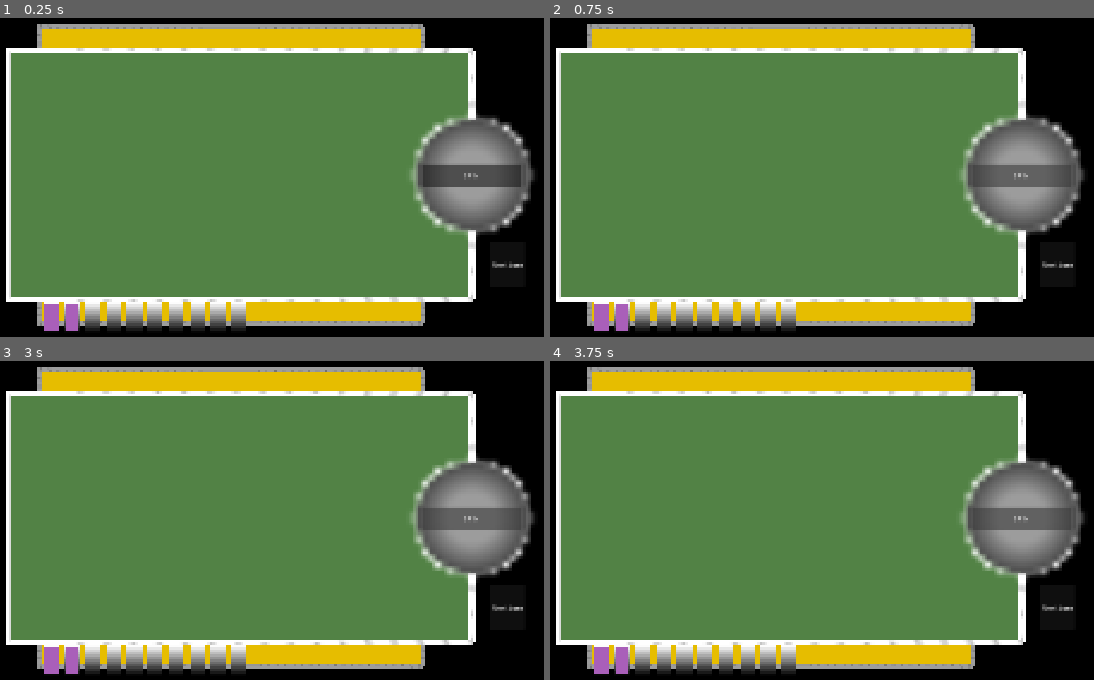
Above: before the commit, frames 1-4 (two rows, left to right).
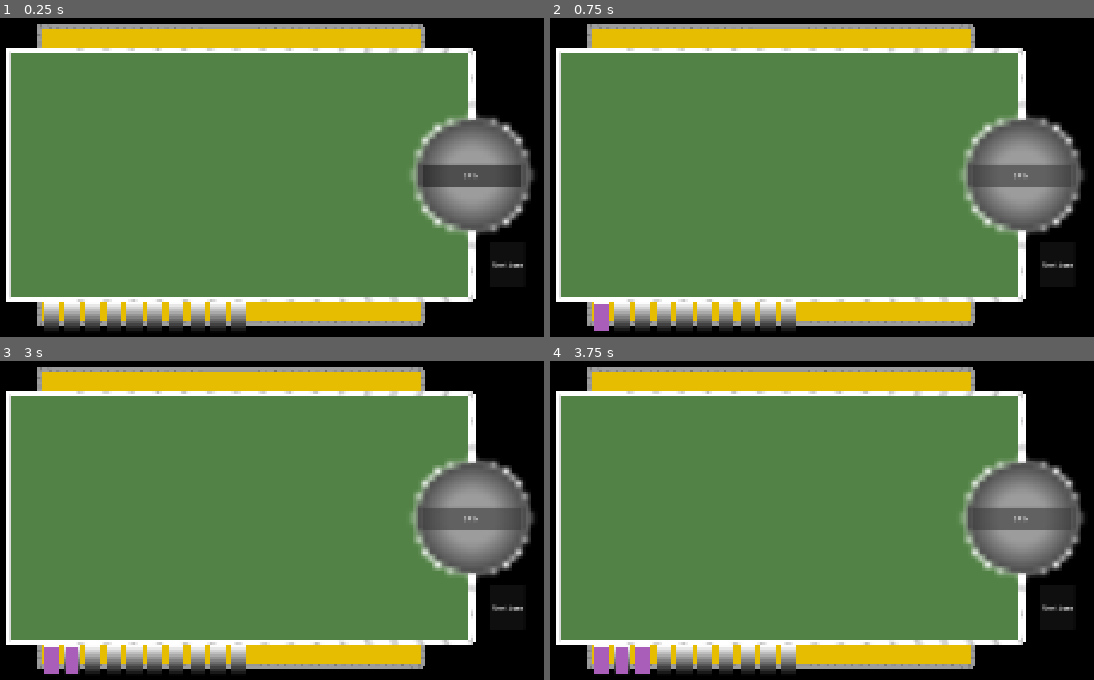
Above: after the commit, the same moments.

Repository: ArmanKianian/Untitled
Game: Godot game, scene res://scenes/game.tscn
Same seed, same stepped clock (60 frames per second), same inputs: the game is played once before the commit and once after it. Before the commit the project starts from res://game.tscn.
Inputs:
- Up to frame 1 (0.25 s): no input
- Up to frame 2 (0.75 s): click "SPIN" at 0.5 s
- Up to frame 3 (3 s): click "Next turn" at 1.25 s; click "Next turn" at 2 s; click "SPIN" at 2.75 s
- Up to frame 4 (3.75 s): click "SPIN" at 3.5 s

The runs differ from the first frame. In frame 1, 0.4% of the frame differs, in the area x 8-15%, y 89-99%; in frame 2, 0.2%; in frame 3, nothing differs; in frame 4, 0.2%.

Commit message:
refactor
cleaning code and directory, now most things are more dynamic
also now if you click spin button it gives you a card (adds a card to your inventory)

Diff:
--- a/game.tscn
+++ /dev/null
@@ -1,255 +0,0 @@
-[gd_scene format=3 uid="uid://devf2tsrifqye"]
-
-[ext_resource type="PackedScene" uid="uid://dwfrpmk02mafc" path="res://spinning_wheel.tscn" id="1_80nbo"]
-[ext_resource type="Script" uid="uid://t4jfqi8v1qvp" path="res://inventory_slot.gd" id="2_feb5d"]
-[ext_resource type="Script" uid="uid://calip06smc8aq" path="res://drag_drop.gd" id="3_fc0e3"]
-
-[sub_resource type="Gradient" id="Gradient_mwb40"]
-offsets = PackedFloat32Array(0)
-colors = PackedColorArray(0, 0, 0, 1)
-
-[sub_resource type="GradientTexture2D" id="GradientTexture2D_yw4vu"]
-gradient = SubResource("Gradient_mwb40")
-width = 1920
-height = 1080
-
-[sub_resource type="Gradient" id="Gradient_7jktm"]
-offsets = PackedFloat32Array(0)
-colors = PackedColorArray(0.9019608, 0.7411765, 0, 1)
-
-[sub_resource type="GradientTexture2D" id="GradientTexture2D_ryrav"]
-gradient = SubResource("Gradient_7jktm")
-width = 1280
-height = 720
-
-[sub_resource type="Gradient" id="Gradient_fc0e3"]
-offsets = PackedFloat32Array(0)
-colors = PackedColorArray(0.32156864, 0.50980395, 0.27058825, 1)
-
-[sub_resource type="GradientTexture2D" id="GradientTexture2D_7jktm"]
-gradient = SubResource("Gradient_fc0e3")
-width = 1280
-height = 720
-
-[sub_resource type="Gradient" id="Gradient_e2o6t"]
-offsets = PackedFloat32Array(0.6818182, 1)
-colors = PackedColorArray(1, 1, 1, 1, 0.6955031, 0.6955032, 0.6955028, 1)
-
-[sub_resource type="GradientTexture2D" id="GradientTexture2D_iqw5e"]
-gradient = SubResource("Gradient_e2o6t")
-width = 360
-fill = 2
-fill_from = Vector2(0.5, 0.5)
-fill_to = Vector2(0.51, 0.51)
-repeat = 2
-
-[sub_resource type="RectangleShape2D" id="RectangleShape2D_yw4vu"]
-size = Vector2(36, 72)
-
-[sub_resource type="Gradient" id="Gradient_feb5d"]
-
-[sub_resource type="GradientTexture2D" id="GradientTexture2D_3hxyd"]
-gradient = SubResource("Gradient_feb5d")
-width = 36
-height = 72
-fill_from = Vector2(0, 1)
-fill_to = Vector2(0, 0)
-
-[sub_resource type="Gradient" id="Gradient_ryrav"]
-offsets = PackedFloat32Array(0.3192771)
-colors = PackedColorArray(0.66372705, 0.37357214, 0.7283968, 1)
-
-[sub_resource type="GradientTexture2D" id="GradientTexture2D_fc0e3"]
-gradient = SubResource("Gradient_ryrav")
-width = 32
-height = 68
-
-[node name="Game" type="Node2D" unique_id=1207240851]
-
-[node name="Camera2D" type="Camera2D" parent="." unique_id=764771987]
-
-[node name="Background" type="Node2D" parent="." unique_id=1655581937]
-
-[node name="Background" type="Sprite2D" parent="Background" unique_id=381845390]
-texture = SubResource("GradientTexture2D_yw4vu")
-
-[node name="top_section" type="Sprite2D" parent="Background" unique_id=1331767446]
-position = Vector2(-99.99997, -327)
-scale = Vector2(0.709375, 0.058333334)
-texture = SubResource("GradientTexture2D_ryrav")
-
-[node name="center_section" type="Sprite2D" parent="Background" unique_id=2040180103]
-position = Vector2(-76.500015, 0.4999708)
-scale = Vector2(0.8617187, 0.8180555)
-texture = SubResource("GradientTexture2D_7jktm")
-
-[node name="down_section" type="Sprite2D" parent="Background" unique_id=1169896183]
-position = Vector2(-99.99997, 327)
-scale = Vector2(0.709375, 0.05833333)
-texture = SubResource("GradientTexture2D_ryrav")
-
-[node name="Frames" type="Node2D" parent="." unique_id=1593404299]
-
-[node name="up_frame" type="Line2D" parent="Frames" unique_id=285879562]
-points = PackedVector2Array(360, -312, 360, -354, -560, -354, -560, -312)
-width = 12.0
-default_color = Color(0.61338997, 0.6133903, 0.61339027, 1)
-texture = SubResource("GradientTexture2D_iqw5e")
-texture_mode = 2
-joint_mode = 1
-begin_cap_mode = 1
-end_cap_mode = 1
-
-[node name="center_frame" type="Line2D" parent="Frames" unique_id=552103530]
-points = PackedVector2Array(480, -140, 480, -300, -634, -300, -634, 300, 480, 300, 480, 140)
-width = 12.0
-texture = SubResource("GradientTexture2D_iqw5e")
-texture_mode = 2
-joint_mode = 1
-begin_cap_mode = 1
-end_cap_mode = 1
-
-[node name="down_frame" type="Line2D" parent="Frames" unique_id=644094988]
-points = PackedVector2Array(360, 312, 360, 354, -560, 354, -560, 312)
-width = 12.0
-default_color = Color(0.61338997, 0.6133903, 0.61339027, 1)
-texture = SubResource("GradientTexture2D_iqw5e")
-texture_mode = 2
-joint_mode = 1
-begin_cap_mode = 1
-end_cap_mode = 1
-
-[node name="Spinning_Wheel" parent="." unique_id=905745828 instance=ExtResource("1_80nbo")]
-position = Vector2(480, 0)
-
-[node name="Spin_Button" type="Button" parent="." unique_id=1014765821]
-offset_left = 360.0
-offset_top = -25.0
-offset_right = 598.0
-offset_bottom = 28.0
-text = "SPIN"
-
-[node name="End_Turn_button" type="Button" parent="." unique_id=1919210139]
-offset_left = 524.0
-offset_top = 161.0
-offset_right = 607.0
-offset_bottom = 269.0
-text = "Next turn"
-
-[node name="cards_inventory" type="Node2D" parent="." unique_id=2128222662]
-
-[node name="slot_1" type="Area2D" parent="cards_inventory" unique_id=1987545393]
-position = Vector2(-530, 342)
-script = ExtResource("2_feb5d")
-
-[node name="CollisionShape2D" type="CollisionShape2D" parent="cards_inventory/slot_1" unique_id=625637341]
-shape = SubResource("RectangleShape2D_yw4vu")
-
-[node name="Sprite2D" type="Sprite2D" parent="cards_inventory/slot_1" unique_id=2088448484]
-texture = SubResource("GradientTexture2D_3hxyd")
-
-[node name="slot_2" type="Area2D" parent="cards_inventory" unique_id=1019204836]
-position = Vector2(-480, 342)
-script = ExtResource("2_feb5d")
-
-[node name="CollisionShape2D" type="CollisionShape2D" parent="cards_inventory/slot_2" unique_id=75370600]
-shape = SubResource("RectangleShape2D_yw4vu")
-
-[node name="Sprite2D" type="Sprite2D" parent="cards_inventory/slot_2" unique_id=1462904850]
-texture = SubResource("GradientTexture2D_3hxyd")
-
-[node name="slot_3" type="Area2D" parent="cards_inventory" unique_id=260226732]
-position = Vector2(-430, 342)
-script = ExtResource("2_feb5d")
-
-[node name="CollisionShape2D" type="CollisionShape2D" parent="cards_inventory/slot_3" unique_id=2088061492]
-shape = SubResource("RectangleShape2D_yw4vu")
-
-[node name="Sprite2D" type="Sprite2D" parent="cards_inventory/slot_3" unique_id=1033113626]
-texture = SubResource("GradientTexture2D_3hxyd")
-
-[node name="slot_4" type="Area2D" parent="cards_inventory" unique_id=1774492250]
-position = Vector2(-380, 342)
-script = ExtResource("2_feb5d")
-
-[node name="CollisionShape2D" type="CollisionShape2D" parent="cards_inventory/slot_4" unique_id=1401882586]
-shape = SubResource("RectangleShape2D_yw4vu")
-
-[node name="Sprite2D" type="Sprite2D" parent="cards_inventory/slot_4" unique_id=674933599]
-texture = SubResource("GradientTexture2D_3hxyd")
-
-[node name="slot_5" type="Area2D" parent="cards_inventory" unique_id=1346229803]
-position = Vector2(-330, 342)
-script = ExtResource("2_feb5d")
-
-[node name="CollisionShape2D" type="CollisionShape2D" parent="cards_inventory/slot_5" unique_id=846739564]
-shape = SubResource("RectangleShape2D_yw4vu")
-
-[node name="Sprite2D" type="Sprite2D" parent="cards_inventory/slot_5" unique_id=964339881]
-texture = SubResource("GradientTexture2D_3hxyd")
-
-[node name="slot_6" type="Area2D" parent="cards_inventory" unique_id=299714101]
-position = Vector2(-280, 342)
-script = ExtResource("2_feb5d")
-
-[node name="CollisionShape2D" type="CollisionShape2D" parent="cards_inventory/slot_6" unique_id=1405158027]
-shape = SubResource("RectangleShape2D_yw4vu")
-
-[node name="Sprite2D" type="Sprite2D" parent="cards_inventory/slot_6" unique_id=1820090303]
-texture = SubResource("GradientTexture2D_3hxyd")
-
-[node name="slot_7" type="Area2D" parent="cards_inventory" unique_id=342968004]
-position = Vector2(-230, 342)
-script = ExtResource("2_feb5d")
-
-[node name="CollisionShape2D" type="CollisionShape2D" parent="cards_inventory/slot_7" unique_id=1847786743]
-shape = SubResource("RectangleShape2D_yw4vu")
-
-[node name="Sprite2D" type="Sprite2D" parent="cards_inventory/slot_7" unique_id=1242765345]
-texture = SubResource("GradientTexture2D_3hxyd")
-
-[node name="slot_8" type="Area2D" parent="cards_inventory" unique_id=686744749]
-position = Vector2(-180, 342)
-script = ExtResource("2_feb5d")
-
-[node name="CollisionShape2D" type="CollisionShape2D" parent="cards_inventory/slot_8" unique_id=2002141647]
-shape = SubResource("RectangleShape2D_yw4vu")
-
-[node name="Sprite2D" type="Sprite2D" parent="cards_inventory/slot_8" unique_id=1427116278]
-texture = SubResource("GradientTexture2D_3hxyd")
-
-[node name="slot_9" type="Area2D" parent="cards_inventory" unique_id=1256406919]
-position = Vector2(-130, 342)
-script = ExtResource("2_feb5d")
-
-[node name="CollisionShape2D" type="CollisionShape2D" parent="cards_inventory/slot_9" unique_id=245944827]
-shape = SubResource("RectangleShape2D_yw4vu")
-
-[node name="Sprite2D" type="Sprite2D" parent="cards_inventory/slot_9" unique_id=1143307390]
-texture = SubResource("GradientTexture2D_3hxyd")
-
-[node name="slot_10" type="Area2D" parent="cards_inventory" unique_id=217684653]
-position = Vector2(-80, 342)
-script = ExtResource("2_feb5d")
-
-[node name="CollisionShape2D" type="CollisionShape2D" parent="cards_inventory/slot_10" unique_id=337294029]
-shape = SubResource("RectangleShape2D_yw4vu")
-
-[node name="Sprite2D" type="Sprite2D" parent="cards_inventory/slot_10" unique_id=1299127668]
-texture = SubResource("GradientTexture2D_3hxyd")
-
-[node name="card" type="Sprite2D" parent="." unique_id=409651723 node_paths=PackedStringArray("areas", "current_area")]
-position = Vector2(-530, 342)
-texture = SubResource("GradientTexture2D_fc0e3")
-script = ExtResource("3_fc0e3")
-areas = [NodePath("../cards_inventory/slot_1"), NodePath("../cards_inventory/slot_2"), NodePath("../cards_inventory/slot_3"), NodePath("../cards_inventory/slot_4"), NodePath("../cards_inventory/slot_5"), NodePath("../cards_inventory/slot_6"), NodePath("../cards_inventory/slot_7"), NodePath("../cards_inventory/slot_8"), NodePath("../cards_inventory/slot_9"), NodePath("../cards_inventory/slot_10")]
-current_area = NodePath("../cards_inventory/slot_1")
-
-[node name="card2" type="Sprite2D" parent="." unique_id=324722042 node_paths=PackedStringArray("areas", "current_area")]
-position = Vector2(-480, 342)
-texture = SubResource("GradientTexture2D_fc0e3")
-script = ExtResource("3_fc0e3")
-areas = [NodePath("../cards_inventory/slot_1"), NodePath("../cards_inventory/slot_2"), NodePath("../cards_inventory/slot_3"), NodePath("../cards_inventory/slot_4"), NodePath("../cards_inventory/slot_5"), NodePath("../cards_inventory/slot_6"), NodePath("../cards_inventory/slot_7"), NodePath("../cards_inventory/slot_8"), NodePath("../cards_inventory/slot_9"), NodePath("../cards_inventory/slot_10")]
-current_area = NodePath("../cards_inventory/slot_2")
-
-[connection signal="pressed" from="Spin_Button" to="Spinning_Wheel" method="_on_button_pressed"]
--- a/inventory_slot.gd
+++ /dev/null
@@ -1,3 +0,0 @@
-extends Area2D
-
-var item = null
--- /dev/null
+++ b/scenes/card.tscn
@@ -0,0 +1,16 @@
+[gd_scene format=3 uid="uid://dlsbf8fn82egx"]
+
+[ext_resource type="Script" uid="uid://calip06smc8aq" path="res://scripts/card.gd" id="1_d81rb"]
+
+[sub_resource type="Gradient" id="Gradient_ryrav"]
+offsets = PackedFloat32Array(0.3192771)
+colors = PackedColorArray(0.66372705, 0.37357214, 0.7283968, 1)
+
+[sub_resource type="GradientTexture2D" id="GradientTexture2D_fc0e3"]
+gradient = SubResource("Gradient_ryrav")
+width = 32
+height = 68
+
+[node name="card" type="Sprite2D" unique_id=254982057]
+texture = SubResource("GradientTexture2D_fc0e3")
+script = ExtResource("1_d81rb")
--- /dev/null
+++ b/scenes/game.tscn
@@ -0,0 +1,124 @@
+[gd_scene format=3 uid="uid://devf2tsrifqye"]
+
+[ext_resource type="PackedScene" uid="uid://dwfrpmk02mafc" path="res://scenes/spinning_wheel.tscn" id="1_80nbo"]
+[ext_resource type="Script" uid="uid://bj4dr8nnahwwh" path="res://scripts/game.gd" id="1_lbhrr"]
+[ext_resource type="Script" uid="uid://cbwy1xbx0js1" path="res://scripts/inventory.gd" id="3_lnu2h"]
+
+[sub_resource type="Gradient" id="Gradient_mwb40"]
+offsets = PackedFloat32Array(0)
+colors = PackedColorArray(0, 0, 0, 1)
+
+[sub_resource type="GradientTexture2D" id="GradientTexture2D_yw4vu"]
+gradient = SubResource("Gradient_mwb40")
+width = 1920
+height = 1080
+
+[sub_resource type="Gradient" id="Gradient_7jktm"]
+offsets = PackedFloat32Array(0)
+colors = PackedColorArray(0.9019608, 0.7411765, 0, 1)
+
+[sub_resource type="GradientTexture2D" id="GradientTexture2D_ryrav"]
+gradient = SubResource("Gradient_7jktm")
+width = 1280
+height = 720
+
+[sub_resource type="Gradient" id="Gradient_fc0e3"]
+offsets = PackedFloat32Array(0)
+colors = PackedColorArray(0.32156864, 0.50980395, 0.27058825, 1)
+
+[sub_resource type="GradientTexture2D" id="GradientTexture2D_7jktm"]
+gradient = SubResource("Gradient_fc0e3")
+width = 1280
+height = 720
+
+[sub_resource type="Gradient" id="Gradient_e2o6t"]
+offsets = PackedFloat32Array(0.6818182, 1)
+colors = PackedColorArray(1, 1, 1, 1, 0.6955031, 0.6955032, 0.6955028, 1)
+
+[sub_resource type="GradientTexture2D" id="GradientTexture2D_iqw5e"]
+gradient = SubResource("Gradient_e2o6t")
+width = 360
+fill = 2
+fill_from = Vector2(0.5, 0.5)
+fill_to = Vector2(0.51, 0.51)
+repeat = 2
+
+[node name="Game" type="Node2D" unique_id=1207240851]
+script = ExtResource("1_lbhrr")
+
+[node name="Camera2D" type="Camera2D" parent="." unique_id=764771987]
+
+[node name="Background" type="Node2D" parent="." unique_id=1655581937]
+
+[node name="Background" type="Sprite2D" parent="Background" unique_id=381845390]
+texture = SubResource("GradientTexture2D_yw4vu")
+
+[node name="top_section" type="Sprite2D" parent="Background" unique_id=1331767446]
+position = Vector2(-99.99997, -327)
+scale = Vector2(0.709375, 0.058333334)
+texture = SubResource("GradientTexture2D_ryrav")
+
+[node name="center_section" type="Sprite2D" parent="Background" unique_id=2040180103]
+position = Vector2(-76.500015, 0.4999708)
+scale = Vector2(0.8617187, 0.8180555)
+texture = SubResource("GradientTexture2D_7jktm")
+
+[node name="down_section" type="Sprite2D" parent="Background" unique_id=1169896183]
+position = Vector2(-99.99997, 327)
+scale = Vector2(0.709375, 0.05833333)
+texture = SubResource("GradientTexture2D_ryrav")
+
+[node name="Frames" type="Node2D" parent="Background" unique_id=1593404299]
+
+[node name="up_frame" type="Line2D" parent="Background/Frames" unique_id=285879562]
+points = PackedVector2Array(360, -312, 360, -354, -560, -354, -560, -312)
+width = 12.0
+default_color = Color(0.61338997, 0.6133903, 0.61339027, 1)
+texture = SubResource("GradientTexture2D_iqw5e")
+texture_mode = 2
+joint_mode = 1
+begin_cap_mode = 1
+end_cap_mode = 1
+
+[node name="center_frame" type="Line2D" parent="Background/Frames" unique_id=552103530]
+points = PackedVector2Array(480, -140, 480, -300, -634, -300, -634, 300, 480, 300, 480, 140)
+width = 12.0
+texture = SubResource("GradientTexture2D_iqw5e")
+texture_mode = 2
+joint_mode = 1
+begin_cap_mode = 1
+end_cap_mode = 1
+
+[node name="down_frame" type="Line2D" parent="Background/Frames" unique_id=644094988]
+points = PackedVector2Array(360, 312, 360, 354, -560, 354, -560, 312)
+width = 12.0
+default_color = Color(0.61338997, 0.6133903, 0.61339027, 1)
+texture = SubResource("GradientTexture2D_iqw5e")
+texture_mode = 2
+joint_mode = 1
+begin_cap_mode = 1
+end_cap_mode = 1
+
+[node name="Spinning_Wheel" parent="." unique_id=905745828 instance=ExtResource("1_80nbo")]
+position = Vector2(480, 0)
+
+[node name="Spin_Button" type="Button" parent="." unique_id=1014765821]
+offset_left = 360.0
+offset_top = -25.0
+offset_right = 598.0
+offset_bottom = 28.0
+text = "SPIN"
+
+[node name="End_Turn_button" type="Button" parent="." unique_id=1919210139]
+offset_left = 524.0
+offset_top = 161.0
+offset_right = 607.0
+offset_bottom = 269.0
+text = "Next turn"
+
+[node name="inventory" type="Node2D" parent="." unique_id=2128222662]
+script = ExtResource("3_lnu2h")
+
+[node name="cards" type="Node2D" parent="." unique_id=1345714107]
+
+[connection signal="pressed" from="Spin_Button" to="Spinning_Wheel" method="_on_button_pressed"]
--- /dev/null
+++ b/scenes/slot.tscn
@@ -0,0 +1,24 @@
+[gd_scene format=3 uid="uid://cu816sfuctxvy"]
+
+[ext_resource type="Script" uid="uid://t4jfqi8v1qvp" path="res://scripts/slot.gd" id="1_4v6ba"]
+
+[sub_resource type="RectangleShape2D" id="RectangleShape2D_yw4vu"]
+size = Vector2(36, 72)
+
+[sub_resource type="Gradient" id="Gradient_feb5d"]
+
+[sub_resource type="GradientTexture2D" id="GradientTexture2D_3hxyd"]
+gradient = SubResource("Gradient_feb5d")
+width = 36
+height = 72
+fill_from = Vector2(0, 1)
+fill_to = Vector2(0, 0)
+
+[node name="slot" type="Area2D" unique_id=1963932317]
+script = ExtResource("1_4v6ba")
+
+[node name="CollisionShape2D" type="CollisionShape2D" parent="." unique_id=1106983572]
+shape = SubResource("RectangleShape2D_yw4vu")
+
+[node name="Sprite2D" type="Sprite2D" parent="." unique_id=1301699331]
+texture = SubResource("GradientTexture2D_3hxyd")
--- a/spinning_wheel.tscn
+++ b/scenes/spinning_wheel.tscn
@@ -1,6 +1,6 @@
 [gd_scene format=3 uid="uid://dwfrpmk02mafc"]
 
-[ext_resource type="Script" uid="uid://br7lisulkytnv" path="res://spinning_wheel.gd" id="1_x6iqq"]
+[ext_resource type="Script" uid="uid://br7lisulkytnv" path="res://scripts/spinning_wheel.gd" id="1_skc0w"]
 
 [sub_resource type="Gradient" id="Gradient_38e1g"]
 offsets = PackedFloat32Array(0.9698795, 1)
@@ -28,7 +28,7 @@
 fill_to = Vector2(0.5, 0.2)
 
 [node name="Spinning_Wheel" type="Node2D" unique_id=905745828]
-script = ExtResource("1_x6iqq")
+script = ExtResource("1_skc0w")
 
 [node name="Sprite2D" type="Sprite2D" parent="." unique_id=2081012508]
 scale = Vector2(15, 15)
--- a/drag_drop.gd
+++ b/scripts/card.gd
@@ -1,21 +1,26 @@
 extends Sprite2D
 
-@export var areas: Array[Area2D]
-var drag = false
+@onready var cards_inventory: Node2D = $"../../inventory"
+var areas: Array[Area2D]
+var is_dragged = false
 var mouse_offset
+
 var future_position = global_position
-@export var current_area: Area2D
-var start_area
-var droppable = false
+var start_area: Area2D
+var current_area: Area2D
+
+var is_on_slot = false
 
 func _ready() -> void:
-	start_area = current_area
+	for child in cards_inventory.get_children():
+		areas.append(child)
+	add_card_to_inventory()
 	for area in areas:
 		area.mouse_entered.connect(_on_mouse_entered.bind(area))
 		area.mouse_exited.connect(_on_mouse_exited)
 
 func _process(_delta: float) -> void:
-	if drag == true:
+	if is_dragged == true:
 		future_position = get_global_mouse_position() - mouse_offset
 	global_position.x = move_toward(global_position.x, future_position.x, 30)
 	global_position.y = move_toward(global_position.y, future_position.y, 30)
@@ -23,10 +28,10 @@
 func _input(event: InputEvent) -> void:
 	if event.is_action_pressed("LMB") and get_rect().has_point(get_local_mouse_position()):
 		mouse_offset = get_local_mouse_position()
-		drag = true
-	elif event.is_action_released("LMB") and drag == true:
-		drag = false
-		if droppable == false:
+		is_dragged = true
+	elif event.is_action_released("LMB") and is_dragged == true:
+		is_dragged = false
+		if is_on_slot == false:
 			future_position = start_area.position
 		else:
 			if current_area.item == null:
@@ -38,10 +43,21 @@
 				future_position = start_area.position
 
 func _on_mouse_entered(area):
-	if drag == true:
+	if is_dragged == true:
 		current_area = area
-		droppable = true
+		is_on_slot = true
 
 func _on_mouse_exited():
 	current_area = start_area
-	droppable = false
+	is_on_slot = false
+
+func add_card_to_inventory():
+	var children = cards_inventory.get_children()
+	for i in range(children.size()):
+			if children[i].item == null:
+				children[i].item = self
+				current_area = areas[i]
+				start_area = current_area
+				future_position = current_area.position
+				position = current_area.position
+				break
--- /dev/null
+++ b/scripts/game.gd
@@ -0,0 +1,5 @@
+extends Node2D
+
+# Not yet XD
+func _ready() -> void:
+	pass
--- /dev/null
+++ b/scripts/inventory.gd
@@ -0,0 +1,17 @@
+extends Node2D
+
+const SLOT = preload("uid://cu816sfuctxvy")
+
+@export var slots_count = 10
+@export var slot_position = Vector2(-530, 342.0)
+@export var slot_distance = 50
+
+func _ready() -> void:
+	for i in range(slots_count):
+		add_inventory_slot()
+
+func add_inventory_slot():
+	var slot_count = get_child_count()
+	var slot = SLOT.instantiate()
+	slot.position = slot_position + Vector2((slot_count * slot_distance), 0)
+	add_child(slot)
--- /dev/null
+++ b/scripts/slot.gd
@@ -0,0 +1,4 @@
+extends Area2D
+
+# for later check on codes, for knowing that, this slot is empty or not.
+var item = null
--- a/spinning_wheel.gd
+++ b/scripts/spinning_wheel.gd
@@ -1,5 +1,10 @@
 extends Node2D
 
+const CARD = preload("uid://dlsbf8fn82egx")
+@onready var cards: Node2D = $"../cards"
+@onready var cards_inventory: Node2D = $"../inventory"
+
+var available = false
 # wheel items with chance of getting
 var items: Array = [
 	{"name": "Item1", "chance": 10.0},
@@ -15,8 +20,16 @@
 ]
 
 func spin():
-	var chosen = pick_weighted_random_item()
-	print(chosen)
+	for child in cards_inventory.get_children():
+		if child.item == null:
+			available = true
+			break
+	if available == true:
+		var chosen = pick_weighted_random_item()
+		add_card()
+	else:
+		print("inventory is full!")
+	available = false
 
 # Normalize Chance then pick one random based on weight(chance)
 func pick_weighted_random_item():
@@ -33,3 +46,7 @@
 
 func _on_button_pressed() -> void:
 	spin()
+
+func add_card():
+	var card = CARD.instantiate()
+	cards.add_child(card)
Renamed: drag_drop.gd.uid -> scripts/card.gd.uid
Not shown, added: scripts/game.gd.uid
Not shown, added: scripts/inventory.gd.uid
Renamed: inventory_slot.gd.uid -> scripts/slot.gd.uid
Renamed: spinning_wheel.gd.uid -> scripts/spinning_wheel.gd.uid
